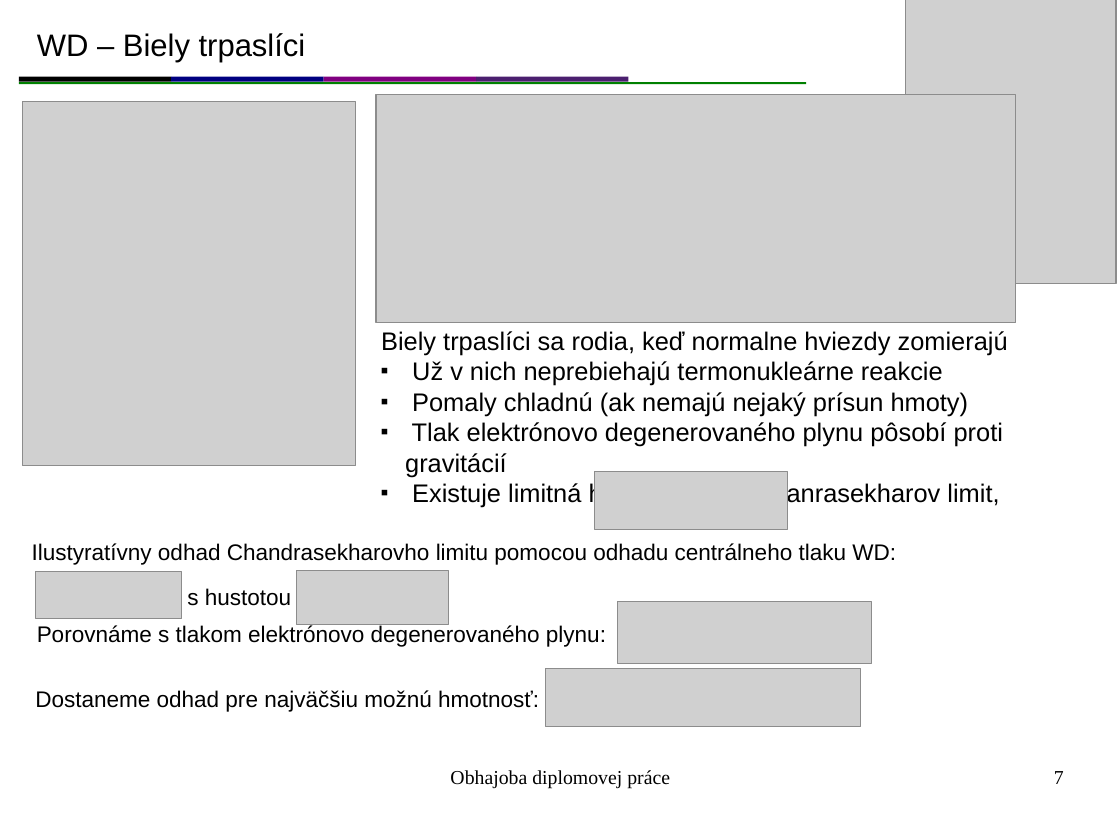
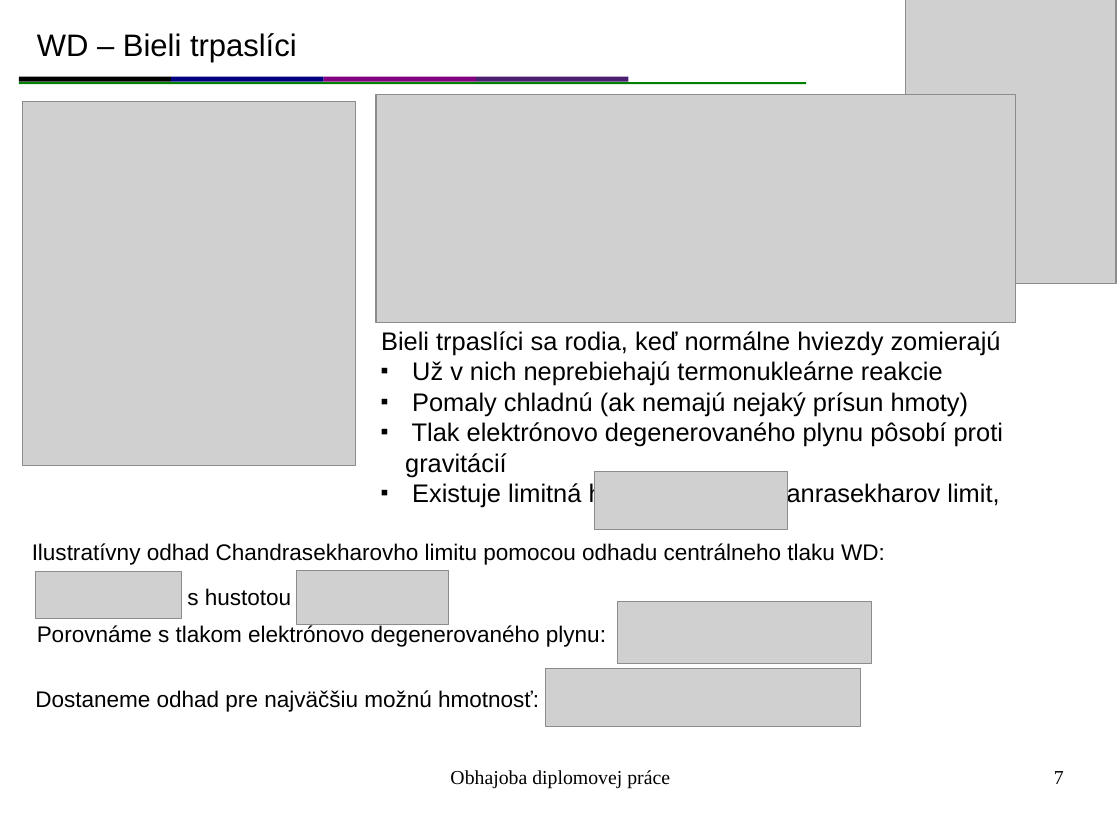
Before and after one commit to mkocka/dipl, a slide deck: slide 7 of obhajoba/obhajoba.odp. Drawn at 1120x840 pixels with LibreOffice and Linux fonts; fonts in the diff are those of the drawing; grey boxes stand for pictures. Boxes give left, top, right and bottom in pixels: in the first picture for what was removed or moved away, otherwise in the second. Text is boxed around its words. In the diff, an @@ line names an element or a change of style, - is before the commit and + after.

```diff
--- a/obhajoba/obhajoba.odp
+++ b/obhajoba/obhajoba.odp
@@ text at [37, 33, 297, 62]: text changed @@
-WD – Biely trpaslíci
+WD – Bieli trpaslíci
@@ text at [381, 331, 1001, 355]: text changed @@
-Biely trpaslíci sa rodia, keď normalne hviezdy zomierajú
+Bieli trpaslíci sa rodia, keď normálne hviezdy zomierajú
@@ text at [32, 543, 885, 565]: text changed @@
-Ilustyratívny odhad Chandrasekharovho limitu pomocou odhadu centrálneho tlaku WD:
+Ilustratívny odhad Chandrasekharovho limitu pomocou odhadu centrálneho tlaku WD:
```
Also in this commit, not shown: 4 other slides changed, 1 other file.
